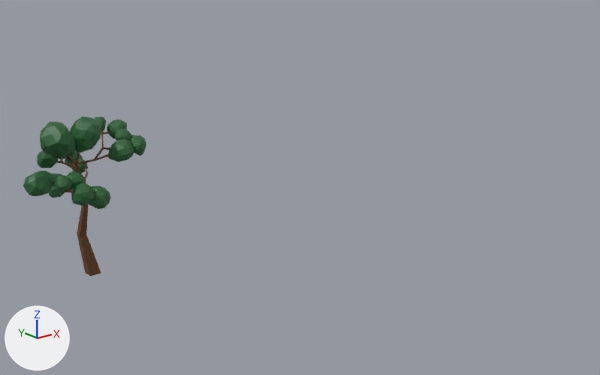
Two versions of the FBX model Assets/Models/Static Models/Nature/Nosh-Up_Tree.fbx, one commit apart.
One viewpoint serves both versions: a 50 mm lens placed at (-11.2, -25.6, 11.6), pointed at (10.3, 1.2, 0.8). Lighting does not change. The marker at lower left points along +X, +Y and +Z. Where no turn or scale is listed for an object, it has been applied to the vertices.

In view in the first picture: 'Vert'.
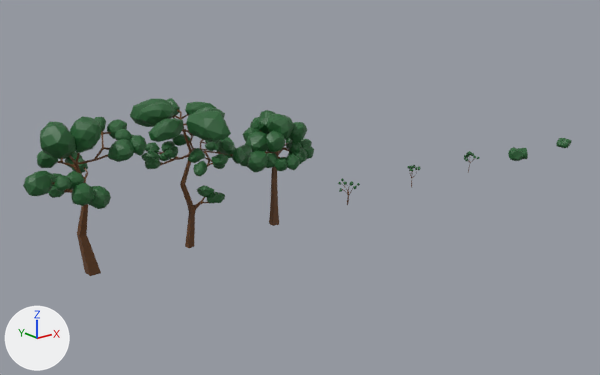
Where the newer file only moved an object's origin or applied its transform, the numbers keep the older frame.

Diff of the bpy script that builds the scene:
```diff
--- a/Assets/Models/Static Models/Nature/Nosh-Up_Tree.fbx.py
+++ b/Assets/Models/Static Models/Nature/Nosh-Up_Tree.fbx.py
@@ ob_saplingvar_02 @@
+ob_saplingvar_02 = bpy.data.objects.new('SaplingVar_02', me_icosphere_001)  # 1238 vertices, 1370 faces; spans x -0.299..0.27, y -0.347..0.309, z 0.0..1.099; in mat_treevar_02_wood (brown #643d19), mat_treevar_02_leaf (dark green #266233)
+ob_saplingvar_02.location = (16.0, 0.0, 0.0)
@@ ob_saplingvar_03 @@
+ob_saplingvar_03 = bpy.data.objects.new('SaplingVar_03', me_vert_003)  # 783 vertices, 868 faces; spans x -0.393..0.439, y -0.321..0.325, z 0.0..1.102; in mat_treevar_03_leaf (dark green #266233), mat_treevar_03_wood (brown #643d19)
+ob_saplingvar_03.location = (20.0, 0.0, 0.0)
@@ ob_saplingvar_01 @@
+ob_saplingvar_01 = bpy.data.objects.new('SaplingVar_01', me_icosphere_002)  # 1020 vertices, 1098 faces; spans x -0.486..0.327, y -0.472..0.54, z 0.0..1.075; in mat_material_001 (brown #643d19), mat_material_002 (dark green #266233)
+ob_saplingvar_01.location = (12.0, 0.0, 0.0)
@@ ob_treevar_03 @@
+ob_treevar_03 = bpy.data.objects.new('TreeVar_03', me_icosphere)  # 2344 vertices, 3404 faces; spans x -1.54..1.88, y -1.29..1.52, z 0.0..4.68; in mat_treevar_03_leaf (dark green #266233), mat_treevar_03_wood (brown #643d19)
+ob_treevar_03.location = (8.0, 0.0, 0.0)
@@ ob_treevar_02 @@
+ob_treevar_02 = bpy.data.objects.new('TreeVar_02', me_vert_001)  # 3409 vertices, 4586 faces; spans x -1.76..2.15, y -2.57..2.13, z 0.0..5.58; in mat_treevar_02_wood (brown #643d19), mat_treevar_02_leaf (dark green #266233)
+ob_treevar_02.location = (4.0, 0.0, 0.0)
@@ ob_bushvar_02 @@
+ob_bushvar_02 = bpy.data.objects.new('BushVar_02', me_icosphere_005)  # 332 vertices, 488 faces; spans x -0.438..0.395, y -0.372..0.467, z 0.0..0.461; in mat_treevar_02_wood (brown #643d19), mat_treevar_02_leaf (dark green #266233)
+ob_bushvar_02.location = (28.0, 0.0, 0.0)
@@ ob_bushvar_01 @@
+ob_bushvar_01 = bpy.data.objects.new('BushVar_01', me_icosphere_003)  # 195 vertices, 274 faces; spans x -0.712..0.598, y -0.401..0.308, z 0.0..0.672; in mat_material_001 (brown #643d19), mat_material_002 (dark green #266233)
+ob_bushvar_01.location = (24.0, 0.0, 0.0)
```

Pixel boxes (x1, y1, x2, y2) of what changed, in the pictures (600 x 375 px):
'TreeVar_02', added (green)
    after: (130, 98, 252, 248)
    faces in mat_treevar_02_leaf (dark green #266233): (130, 98, 252, 203)
    faces in mat_treevar_02_wood (brown #643d19): (158, 109, 232, 248)
'TreeVar_03', added (green)
    after: (240, 110, 314, 226)
    faces in mat_treevar_03_leaf (dark green #266233): (240, 110, 314, 172)
    faces in mat_treevar_03_wood (brown #643d19): (260, 130, 289, 226)
'BushVar_01', added
    after: (508, 147, 528, 161)
'BushVar_02', added
    after: (556, 138, 572, 148)
'SaplingVar_01', added
    after: (338, 178, 360, 205)
'SaplingVar_03', added
    after: (464, 151, 479, 173)
'SaplingVar_02', added
    after: (408, 165, 420, 188)
